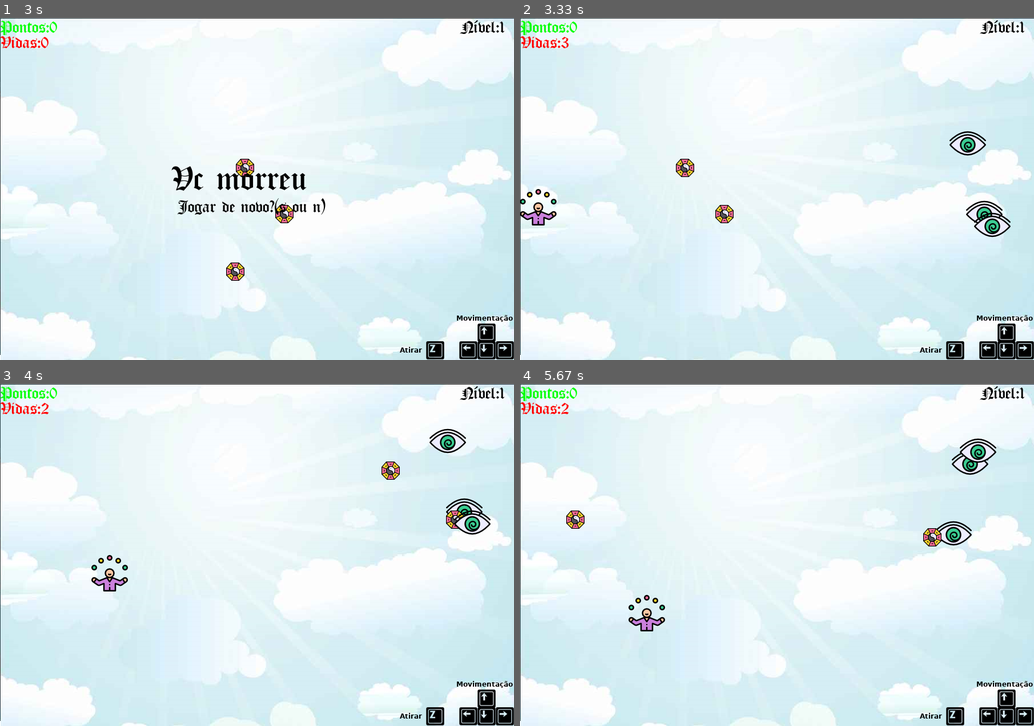
Above: before the commit, frames 1-4 (two rows, left to right).
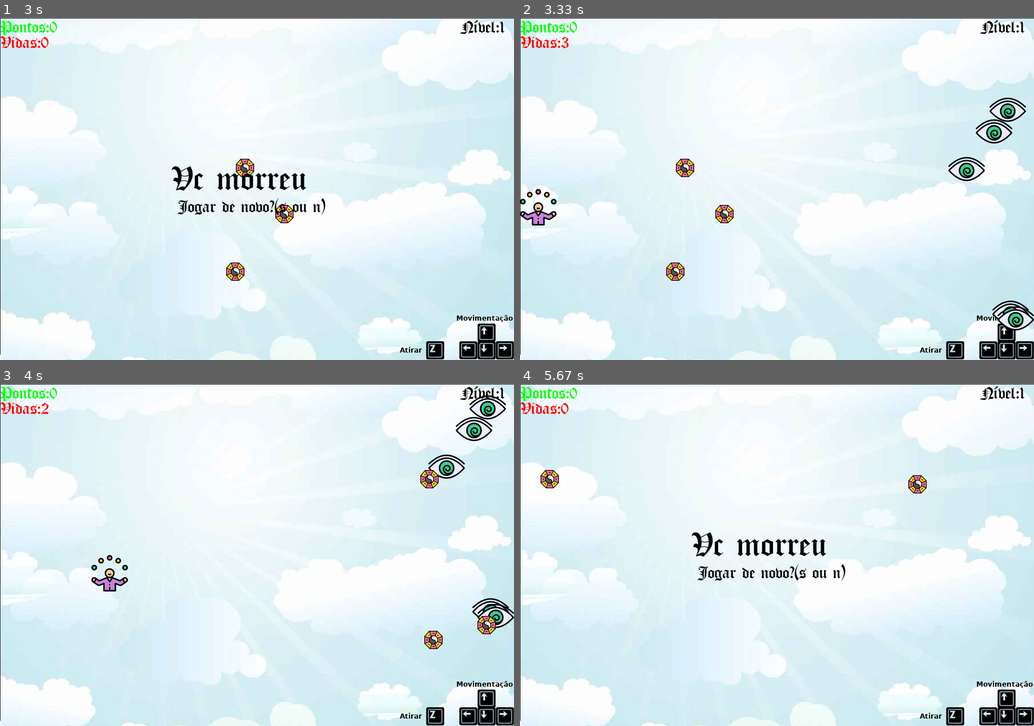
Above: after the commit, the same moments.

Repository: CiceroWesley/projeto-pygame
Game: pygame game, started from main.py
Two runs of this game, one before a commit and one after it. Both use one fixed random seed, a clock stepped at 60 frames per second and the inputs below.
Inputs:
- Up to frame 1 (3 s): tap P at 0.33 s; hold H 0.67-1.2 s; hold Left 0.67-1.2 s; hold Down 1.8-2.27 s; hold Left 2.3-2.7 s; hold Up from 2.73 s (still down)
- Up to frame 2 (3.33 s): release Up at 3.1 s; tap S at 3.13 s
- Up to frame 3 (4 s): hold Right from 3.47 s (still down)
- Up to frame 4 (5.67 s): release Right at 4.1 s; hold Down 4.13-4.5 s; hold Left 4.53-5 s; hold Right 5.03-5.5 s; hold Up from 5.53 s (still down)

Frame 1 is identical in both runs. In frame 2, 2.1% of the frame differs, in the area x 28-100%, y 23-92%; in frame 3, 2.5%; in frame 4, 2.7%, in the area x 4-93%, y 5-73%.

Commit message:
fix bug2

Diff:
--- a/main.py
+++ b/main.py
@@ -225,19 +225,28 @@
                     inimigoATV= False
 
                 #tecla s para jogar de novo (codigo para reiniciar o jogo)
-                if evento.key == pygame.K_s and (vidas==0 or pontos>40):
+                if evento.key == pygame.K_s and vidas==0:
                     vidas=3
                     pontos=0
                     jogadorX=0
                     jogadorY=300
                     dificuldade = 1
+                    inimigos = 5
                     conte = 1
-                    inter = 2
-                    if pontos >= 10 and pontos <20:
-                        inter = 1
-                    if pontos >= 20:
-                        inter = 2
-                    for i in range(inter):
+
+                    #gerando os inimigos
+                    for j in range(inimigos):
+                        inimigoX[j] = randint(750,836)
+                        inimigoY[j] = randint(0,536)
+                if evento.key == pygame.K_s and pontos > 40:
+                    conte = 1
+                    vidas = 3
+                    pontos = 0
+                    jogadorX = 0
+                    jogadorY = 300
+                    dificuldade = 1
+
+                    for i in range(2):
                         inimigofoto.pop()
                         inimigoX.pop()
                         inimigoY.pop()
@@ -249,13 +258,11 @@
                         balaIY.pop()
                         balaIXmuda.pop()
                         balaIatira.pop()
-                        inimigos -=1
-
-                    #gerando os inimigos
+
+                    inimigos = 5
                     for j in range(inimigos):
                         inimigoX[j] = randint(750,836)
                         inimigoY[j] = randint(0,536)
-
                 #tecla n para sair quando jogo acabar
                 if evento.key == pygame.K_n and (vidas==0 or pontos>40):
                     pygame.quit()
